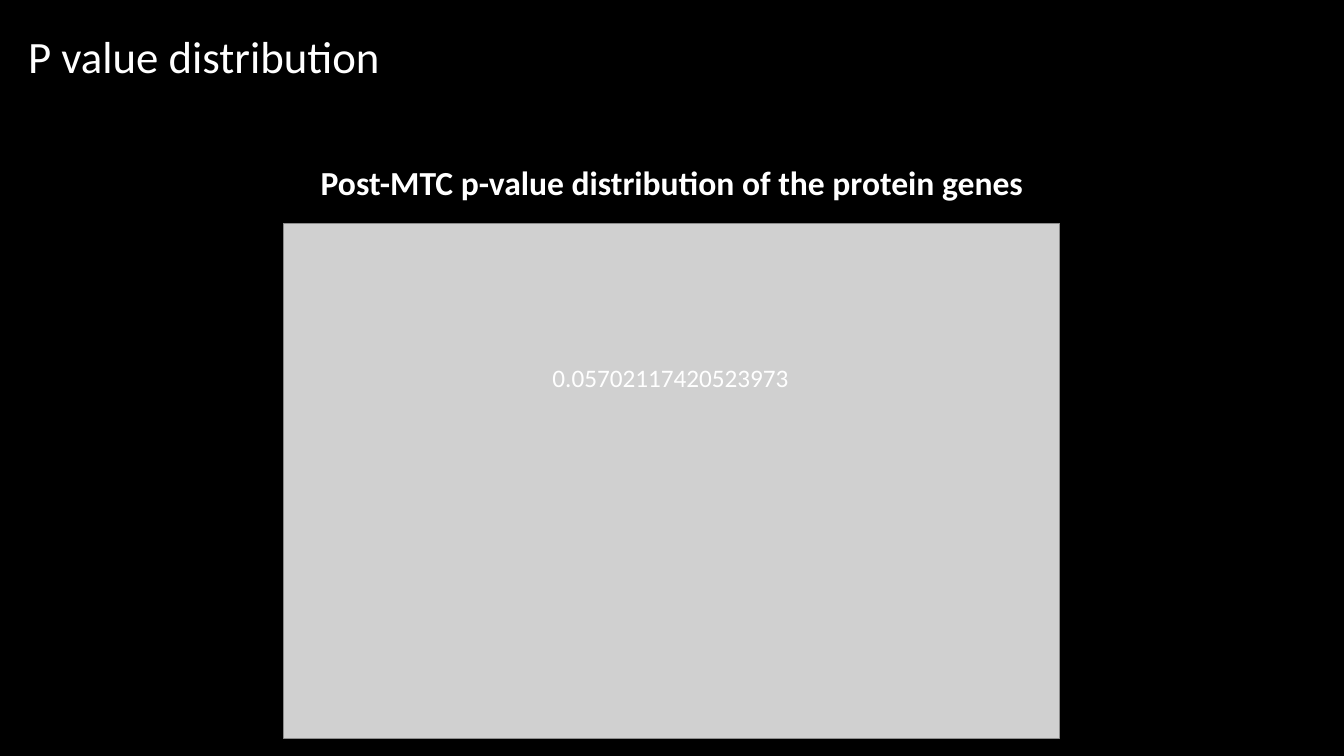
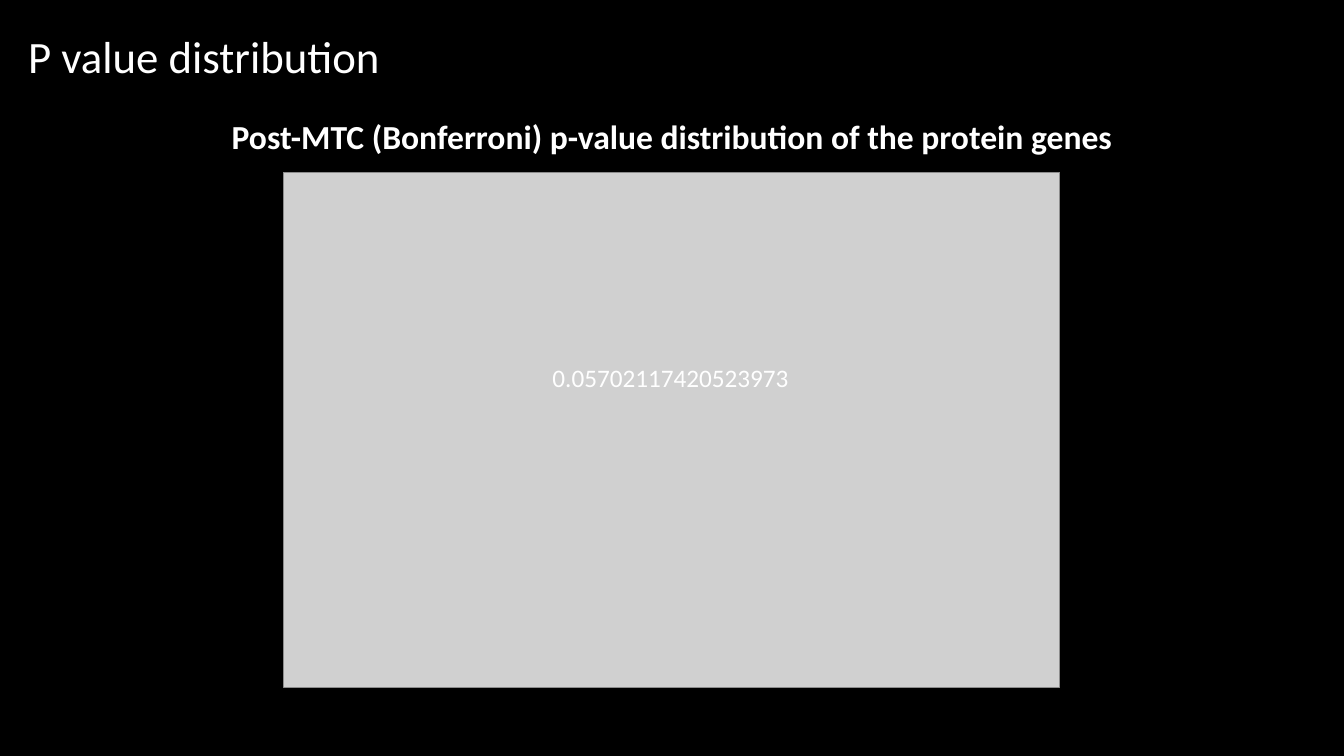
Before and after one commit to kaipengl/researchexperiencebs9001, a slide deck: slide 21 of Results Deck.pptx (slide 5 before the commit). Drawn at 1344x756 pixels with LibreOffice and Linux fonts; fonts in the diff are those of the drawing; grey boxes stand for pictures. Boxes give left, top, right and bottom in pixels: in the first picture for what was removed or moved away, otherwise in the second. Text is boxed around its words. In the diff, an @@ line names an element or a change of style, - is before the commit and + after.

```diff
--- a/Results Deck.pptx
+++ b/Results Deck.pptx
@@ text at box(232, 124, 1112, 155): text changed @@
-Post-MTC p-value distribution of the protein genes
+Post-MTC (Bonferroni) p-value distribution of the protein genes
@@ picture: place and size @@
-picture at box(284, 224, 1061, 739)
+picture at box(284, 172, 1061, 688)
```
Also in this commit, not shown: 5 other slides changed, 24 slides added, 9 other files.
